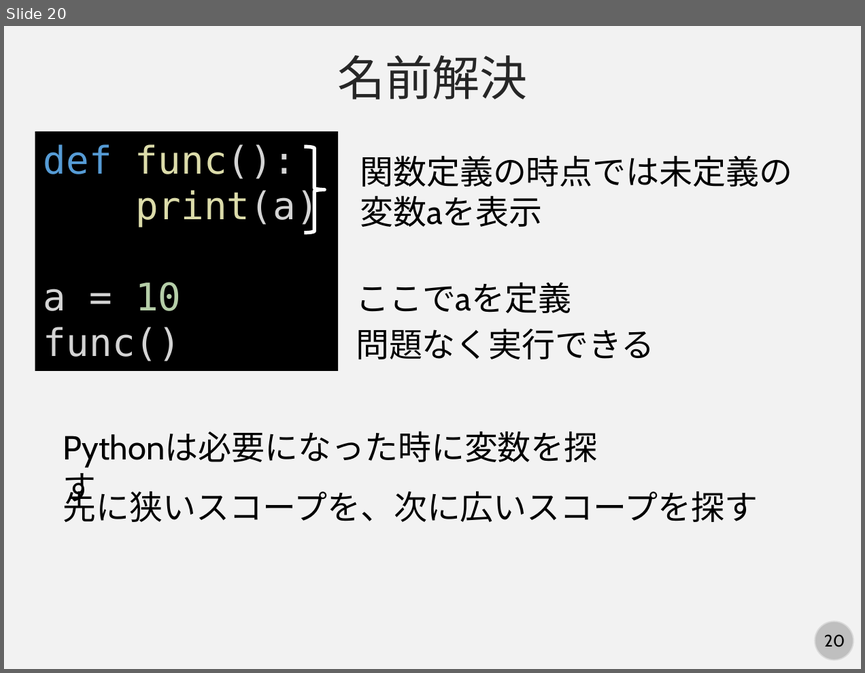
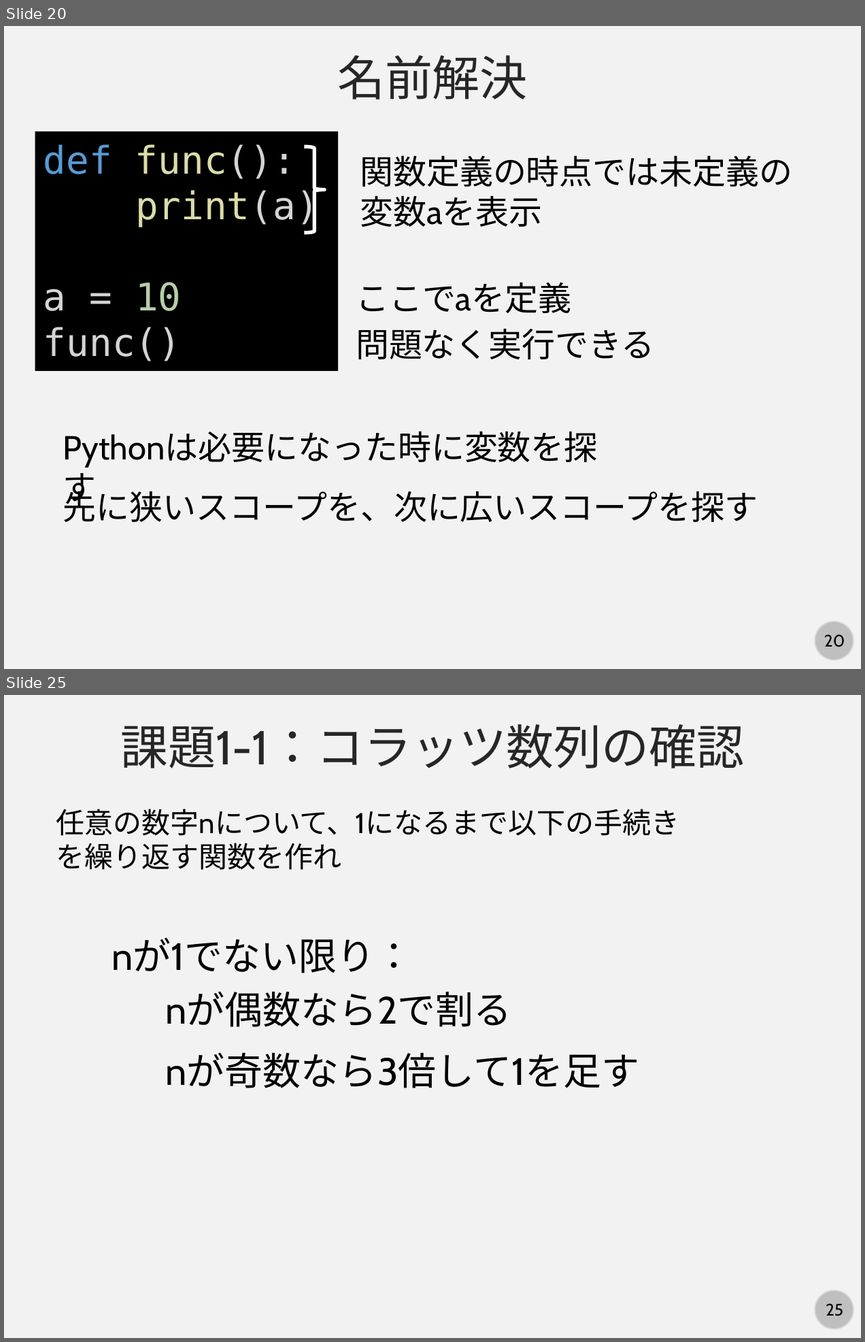
Before and after one commit to kaityo256/python_zero, a slide deck: scope/fig/slide.pptx. Shown one above the other, each under a label of ours: slide 20 before the commit, slides 20 and 25 after it; the slides between them are not shown. The pictures are 865x673 and 865x1342 pixels, drawn with LibreOffice and Linux fonts; fonts in the diff are those of the drawing. Boxes give left, top, right and bottom in pixels: in the first picture for what was removed or moved away, otherwise in the second. Text is boxed around its words. In the diff, an @@ line names an element or a change of style, - is before the commit and + after.

```diff
--- a/scope/fig/slide.pptx
+++ b/scope/fig/slide.pptx
@@ slide 25 added at <box>4,695,861,1338</box>, background #F2F2F2; not listed: 2 template elements that a slide beside it also shows @@
@@ text added at <box>120,724,744,768</box>, 40 pt, text #262626 @@
+課題1-1：コラッツ数列の確認
@@ text added at <box>56,809,680,870</box>, 24 pt, text #000000 @@
+任意の数字nについて、1になるまで以下の手続き
+を繰り返す関数を作れ
@@ text added at <box>111,937,413,973</box>, 32 pt, text #000000 @@
+nが1でない限り：
@@ text added at <box>166,991,512,1027</box>, 32 pt, text #000000 @@
+nが偶数なら2で割る
@@ text added at <box>166,1052,640,1088</box>, 32 pt, text #000000 @@
+nが奇数なら3倍して1を足す
```
Also in this commit, not shown: 1 slide changed, 6 other slides added.
